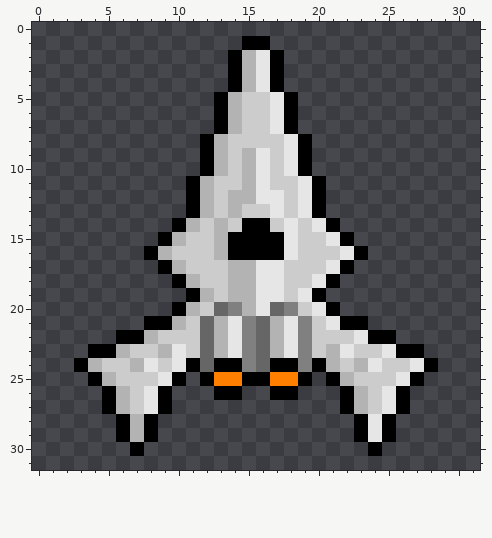
File history of a pixel-art sprite, charger.png. The picture above was drawn from the file before the commit.
The file is 32x32 pixels.
And afterwards:
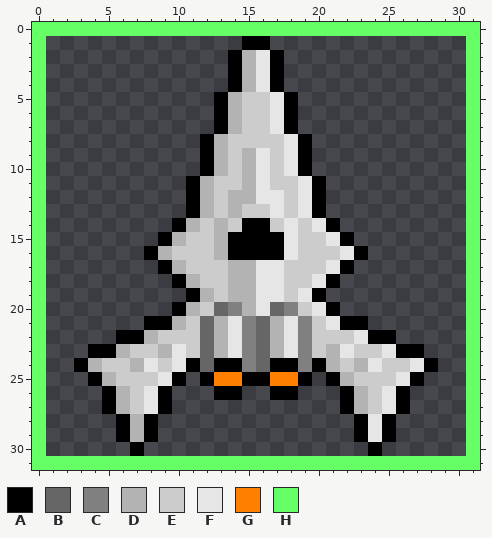
Palette (. is transparent): A #000000  B #666666  C #808080  D #b3b3b3  E #cccccc  F #e6e6e6  G #ff8000  H #66ff66
Changes in this commit:
The author put colour H in row 0 at x 0 to 31; in rows 1 to 30 at x 0 and 31; in row 31 at x 0 to 31.
